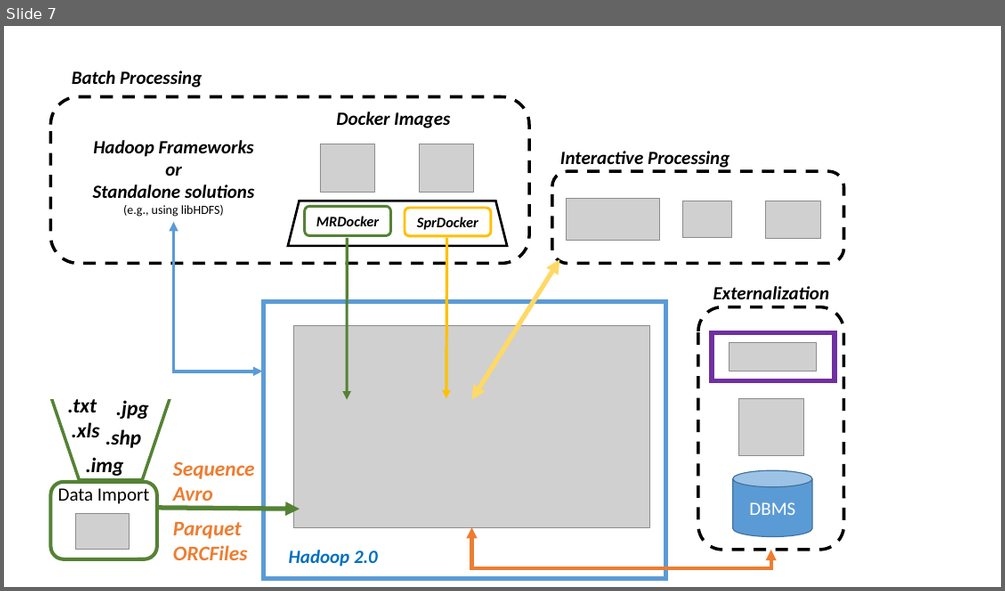
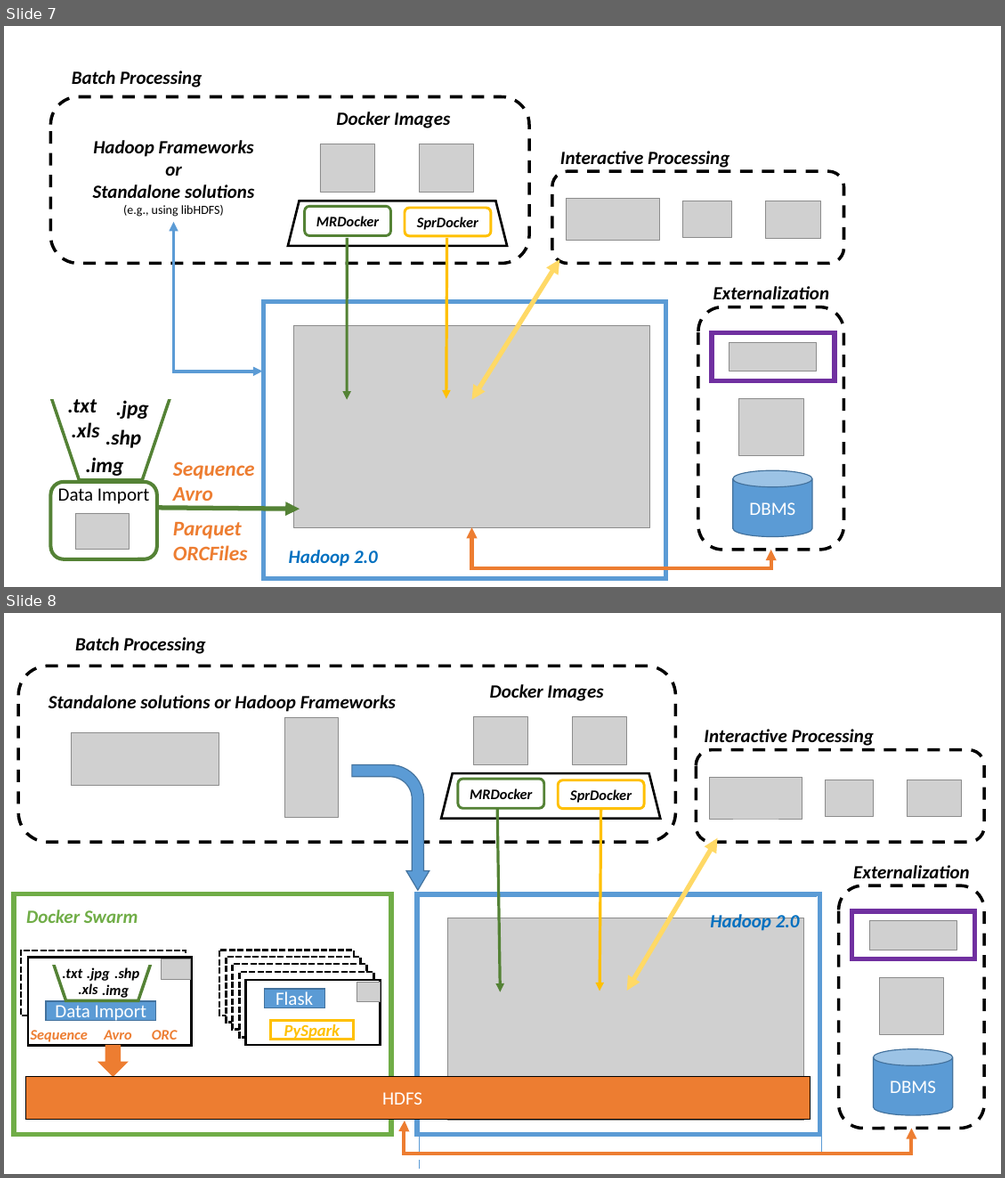
Before and after one commit to nlesc-sherlock/data_tools_integration, a slide deck: docs/diagrams/architecture/architecture.pptx. Shown one above the other, each under a label of ours: slide 7 before the commit, slides 7 and 8 after it. The pictures are 1005x591 and 1005x1178 pixels, drawn with LibreOffice and Linux fonts; fonts in the diff are those of the drawing; grey boxes stand for pictures. Boxes give left, top, right and bottom in pixels: in the first picture for what was removed or moved away, otherwise in the second. Text is boxed around its words. In the diff, an @@ line names an element or a change of style, - is before the commit and + after.

```diff
--- a/docs/diagrams/architecture/architecture.pptx
+++ b/docs/diagrams/architecture/architecture.pptx
@@ slide 8 added at [4, 613, 1001, 1174], background #FFFFFF @@
@@ text added at [75, 637, 205, 654], 18 pt, text #000000, bold, italic @@
+Batch Processing
@@ rounded rectangle added at [18, 666, 676, 842], fill #FFFFFF, outline #000000 3 pt dashed @@
@@ text added at [490, 684, 603, 701], 18 pt, text #000000, bold, italic @@
+Docker Images
@@ text added at [48, 695, 396, 712], 18 pt, text #000000, bold, italic @@
+Standalone solutions or Hadoop Frameworks
@@ picture added at [285, 717, 339, 817] @@
@@ picture added at [474, 717, 528, 765] @@
@@ picture added at [573, 717, 627, 765] @@
@@ picture added at [72, 733, 219, 786] @@
@@ bent arrow added at [352, 765, 429, 891], fill #5B9BD5, outline #43739E 1 pt @@
@@ trapezoid added at [442, 774, 661, 819], outline #000000 2.25 pt @@
@@ rounded rectangle added at [458, 779, 544, 808], fill #FFFFFF, outline #548235 2.5 pt, 14 pt, text #000000, bold, italic @@
+MRDocker
@@ rounded rectangle added at [558, 780, 644, 809], fill #FFFFFF, outline #FFC000 2.5 pt, 14 pt, text #000000, bold, italic @@
+SprDocker
@@ group added at [696, 729, 985, 842]: 3 pictures, 1 rounded rectangle, 1 text @@
+Interactive Processing
@@ arrow added from (498, 808) to (501, 992), #548235 2.75 pt @@
@@ arrow added from (600, 808) to (600, 990), #FFC000 2.75 pt @@
@@ double arrow added from (627, 990) to (718, 838), #FFD966 4.5 pt @@
@@ text added at [853, 865, 970, 878], 18 pt, text #000000, bold, italic @@
+Externalization
@@ group added at [416, 880, 820, 1171]: 3 rectangles, 2 lines, 1 picture, 1 text @@
+Hadoop 2.0
@@ rounded rectangle added at [839, 885, 985, 1127], fill #FFFFFF, outline #000000 3 pt dashed @@
@@ rectangle added at [852, 911, 975, 959], fill #FFFFFF, outline #7030A0 4.5 pt @@
@@ picture added at [870, 920, 957, 949] @@
@@ picture added at [880, 977, 944, 1034] @@
@@ group added at [14, 894, 391, 1135]: 12 rectangles, 7 texts, 2 pictures, 1 trapezoid, 1 line, 1 down arrow @@
+Docker Swarm
+Flask
+PySpark
+Data Import
+.txt
+.shp
+.jpg
+.img
+.xls
+Sequence Avro ORC
@@ cylinder added at [874, 1049, 953, 1116], fill #5B9BD5, outline #43739E 1 pt, 18 pt, text #FFFFFF @@
+DBMS
@@ rectangle added at [25, 1077, 810, 1119], fill #ED7D31, outline #000000 0.75 pt, 18 pt, text #FFFFFF @@
+HDFS
@@ elbow double arrow added from (912, 1128) to (404, 1121), #ED7D31 3.5 pt @@
```
Also in this commit, not shown: 4 other slides added, 1 other file.
